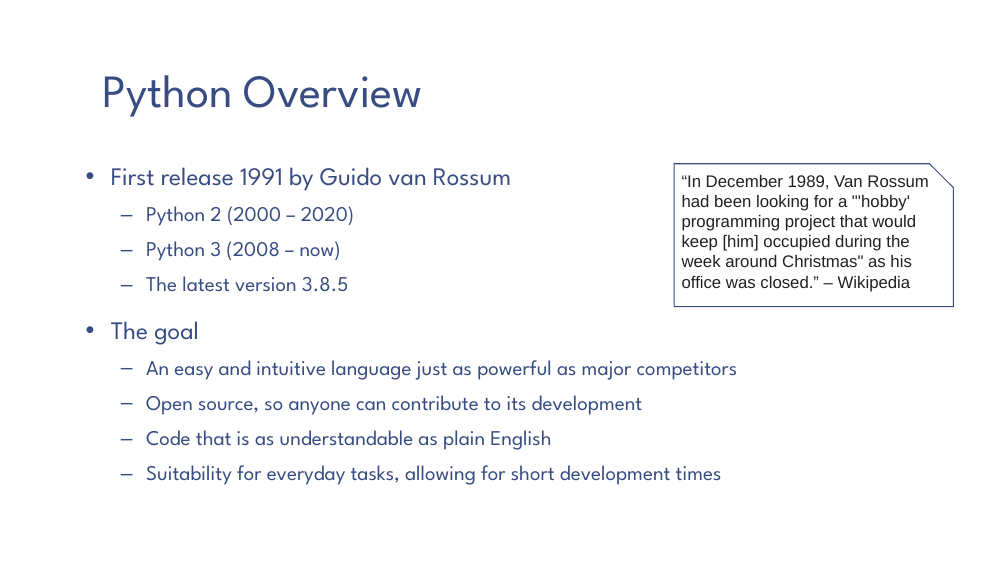
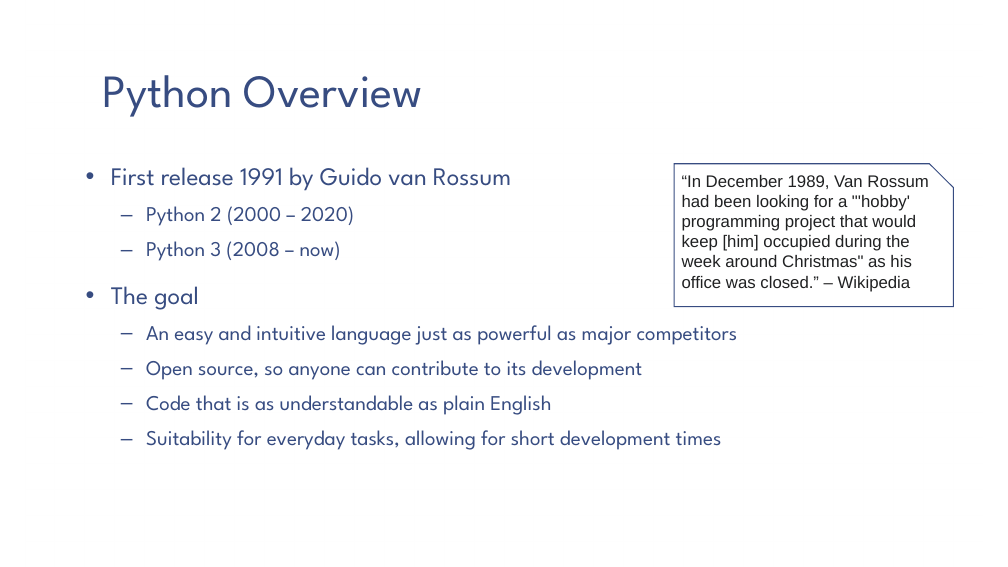
Before and after one commit to slxuphys/tamu_phys_150, a slide deck: slide 5 of lecture/lecture 03 python overview.pptx. Drawn at 1008x567 pixels with LibreOffice and Linux fonts; fonts in the diff are those of the drawing; background and template pictures are left out. Boxes give left, top, right and bottom in pixels: in the first picture for what was removed or moved away, otherwise in the second. Text is boxed around its words. In the diff, an @@ line names an element or a change of style, - is before the commit and + after.

```diff
--- a/lecture/lecture 03 python overview.pptx
+++ b/lecture/lecture 03 python overview.pptx
@@ text at bbox=[146, 276, 348, 292]: paragraph removed @@
-  – The latest version 3.8.5
```
Also in this commit, not shown: 2 other files.
